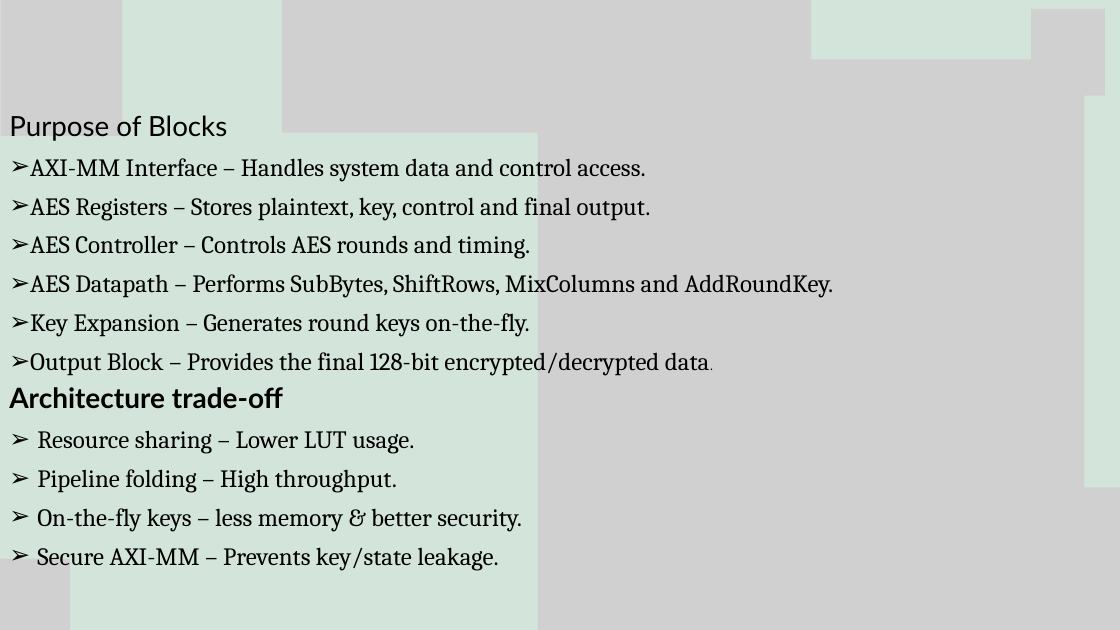
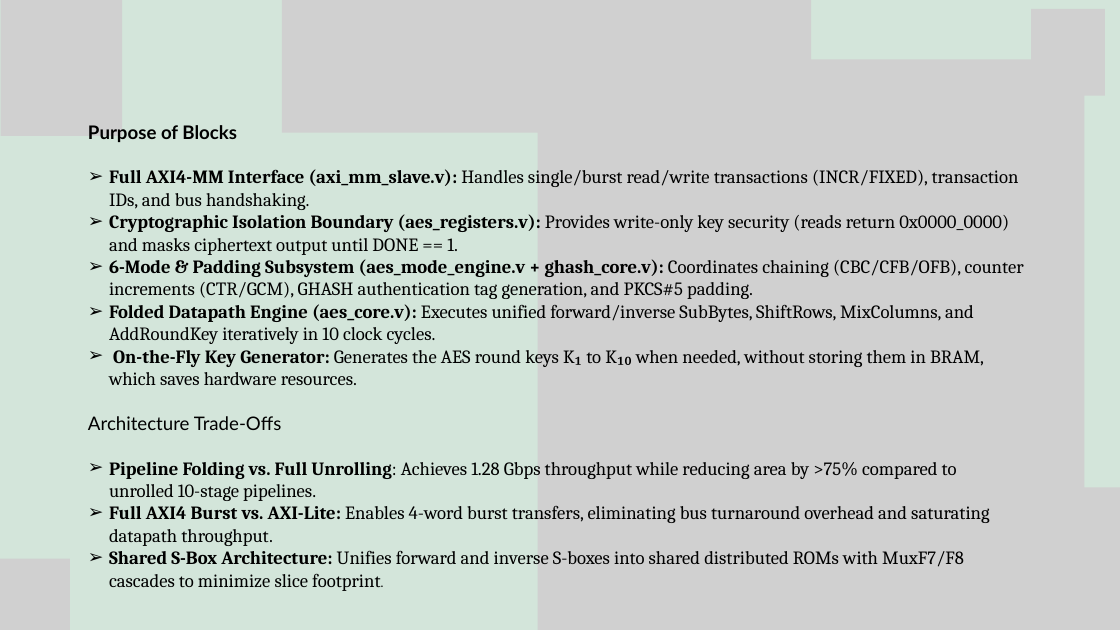
Before and after one commit to SudarsanamR/Veltraxx-26, a slide deck: slide 5 of presentation/RTL REBELS.pptx. Drawn at 1120x630 pixels with LibreOffice and Linux fonts; fonts in the diff are those of the drawing; grey boxes stand for pictures. Boxes give left, top, right and bottom in pixels: in the first picture for what was removed or moved away, otherwise in the second. Text is boxed around its words. In the diff, an @@ line names an element or a change of style, - is before the commit and + after.

```diff
--- a/presentation/RTL REBELS.pptx
+++ b/presentation/RTL REBELS.pptx
@@ text removed at bbox=[9, 115, 834, 570] @@
-Purpose of Blocks
-➢ AXI-MM Interface – Handles system data and control access.
-➢ AES Registers – Stores plaintext, key, control and final output.
-➢ AES Controller – Controls AES rounds and timing.
-➢ AES Datapath – Performs SubBytes, ShiftRows, MixColumns and AddRoundKey.
-➢ Key Expansion – Generates round keys on-the-fly.
-➢ Output Block – Provides the final 128-bit encrypted/decrypted data.
-Architecture trade-off
-➢ Resource sharing – Lower LUT usage.
-➢ Pipeline folding – High throughput.
-➢ On-the-fly keys – less memory & better security.
-➢ Secure AXI-MM – Prevents key/state leakage.
@@ text added at bbox=[88, 125, 1024, 591], 24 pt, text #000000 @@
+Purpose of Blocks
+➢ Full AXI4-MM Interface (axi_mm_slave.v): Handles single/burst read/write transactions (INCR/FIXED), transaction IDs, and bus handshaking.
+➢ Cryptographic Isolation Boundary (aes_registers.v): Provides write-only key security (reads return 0x0000_0000) and masks ciphertext output until DONE == 1.
+➢ 6-Mode & Padding Subsystem (aes_mode_engine.v + ghash_core.v): Coordinates chaining (CBC/CFB/OFB), counter increments (CTR/GCM), GHASH authentication tag generation, and PKCS#5 padding.
+➢ Folded Datapath Engine (aes_core.v): Executes unified forward/inverse SubBytes, ShiftRows, MixColumns, and AddRoundKey iteratively in 10 clock cycles.
+➢ On-the-Fly Key Generator: Generates the AES round keys K₁ to K₁₀ when needed, without storing them in BRAM, which saves hardware resources.
+Architecture Trade-Offs
+➢ Pipeline Folding vs. Full Unrolling: Achieves 1.28 Gbps throughput while reducing area by >75% compared to unrolled 10-stage pipelines.
+➢ Full AXI4 Burst vs. AXI-Lite: Enables 4-word burst transfers, eliminating bus turnaround overhead and saturating datapath throughput.
+➢ Shared S-Box Architecture: Unifies forward and inverse S-boxes into shared distributed ROMs with MuxF7/F8 cascades to minimize slice footprint.
```
Also in this commit, not shown: 5 other slides changed, 1 slide removed, 1 other file.
